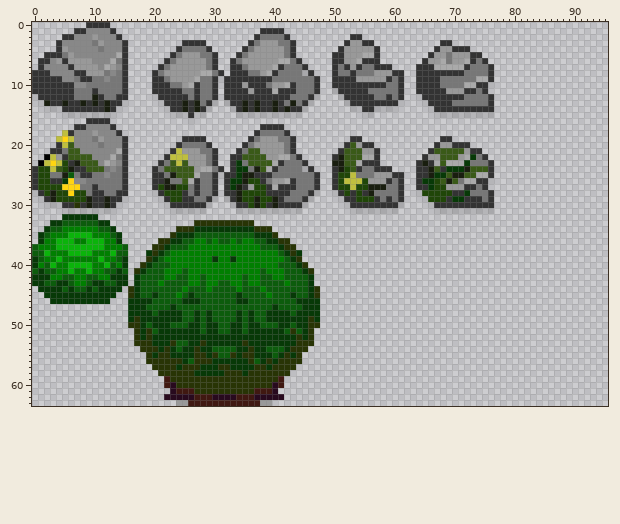
Pixel-art file: img/terrain2.ase. The first picture shows the starting point.
96x64 pixels, 1 frame.
The result:
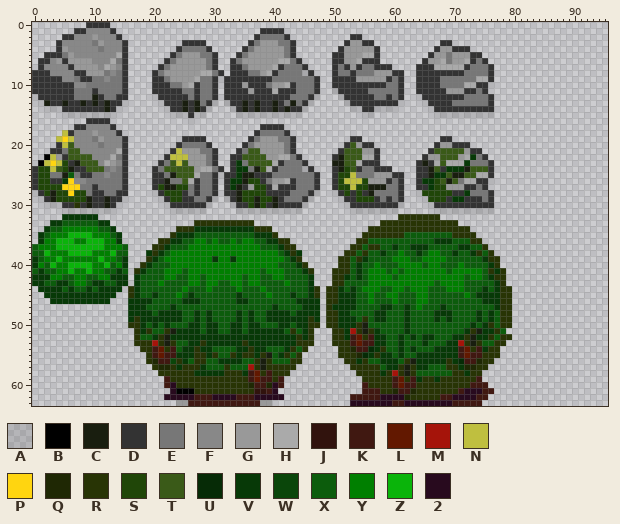
Palette (. is transparent): A #0000001e  B #000000  C #191e0f  D #333333  E #777777  F #888888  G #999999  H #aaaaaa  J #31130d  K #401811  L #621800  M #a5140a  N #bfbf3f  P #ffd510  Q #1f2804  R #283405  S #204608  T #3a5a18  U #062b06  V #073907  W #0a460a  X #0c5c0c  Y #007f00  Z #0ab40a  2 #280a1e
The edit:
Changed rows in their new state; - is an unchanged pixel.
Layer "Layer Copy":
first column x 18:
32 -------------------------------------------RRRRRRR------------
33 ----------------------------------------RRRRRRRRRRRRR---------
34 --------------------------------------RRRRRRRRRRRRRRRRR-------
35 -------------------------------------RRRRRRRXXXXXXXXRRRR------
36 ------------------------------------RRXXXXXXXXXXXVVVXXXRR-----
37 -----------------------------------RRXRRXXVXXVVVXXXXXVVXXR----
38 ----------------------------------RRXRXXVXXYXXVXYYXXVXXVRXR---
39 ---------------------------------RRXRVXXXXYYYXXYYYYXXXXXXVRR--
40 ---------------------------------RRXVXXYXXXYYYYXYYXXXYXXXXVR--
41 --------------------------------RRRXVXYYYXYXYYYYYYYXYYYYYXRVR-
42 --------------------------------RRVXVXYYYYXYYYYYYYYYYYXYYXVRR-
43 --------------------------------RRXXXXYYYYYYYYYYYXYYYYXXXXXVR-
44 -------------------------------RRVXVXYYYXXYYXYYYXXXYYYXXXVXVRR
45 -------------------------------RRVVVXXYXXYYXXXYYXXXXXXYXVVVVRR
46 -------------------------------RRVVVXXYXXXYXXXYYXXXXXXXXXVVVRR
47 -------------------------------RVVVVXXXXVVXXVXYXXXVXXXXXXXXVRR
48 -------------------------------RRVVXXXXVVXXXVXXXXVVVXXXXVXVXRR
49 -------------------------------RRVVVXRXVVXXXVXXXXVXVXXXXVXVXRR
50 ---X---------------------------RRVVVRCXXXXXXVXXXXXXXXXXVXVRXRR
51 ---XRC--------------------------RRVMRCRVXXXXVXXXXXXXXXVRCVVRX-
52 XX-RC---------------------------RRVKLRKVVXXVXVXVVXXXVVRCVVRXRR
53 --MRC---------------------------RRRKLKKVVXXVXXXVXXXVVMRCRXXRR-
54 --KL-K--------------------X------RRQKKUVRXXVXVXXXVVVVKLRKVRR--
55 --KLKK--------------RC---X-------RRRQUVRVVXVXXVVVVVVVKLKKRRR--
56 --QKKW-----XX----XXRC-XXX---------RRVRXXVVVXRCVVVVVRVUKKQRR---
57 ---QQ------XXX-XXXM-CR-------------RRRRRXVVRCRVVXXXRRVQQRR----
58 ------------------KL-K--------------RRRRVRMRCRXXXXXXRRVRR-----
59 ------------------KLKK---------------RRRRRKLRKVRRVRRRRRRK-----
60 ------------------QKKQ---------------KRRRRKLKKRRRRRRRRRKKK----
61 ------BBB----------JJ----------------KKKRRQKKQRRRRRRRK222KK---
62 -----------------------------------KKKKK2222QRRRRRKK2222KK----
63 -----------------------------------2222222KK22222222KKKKK-----
